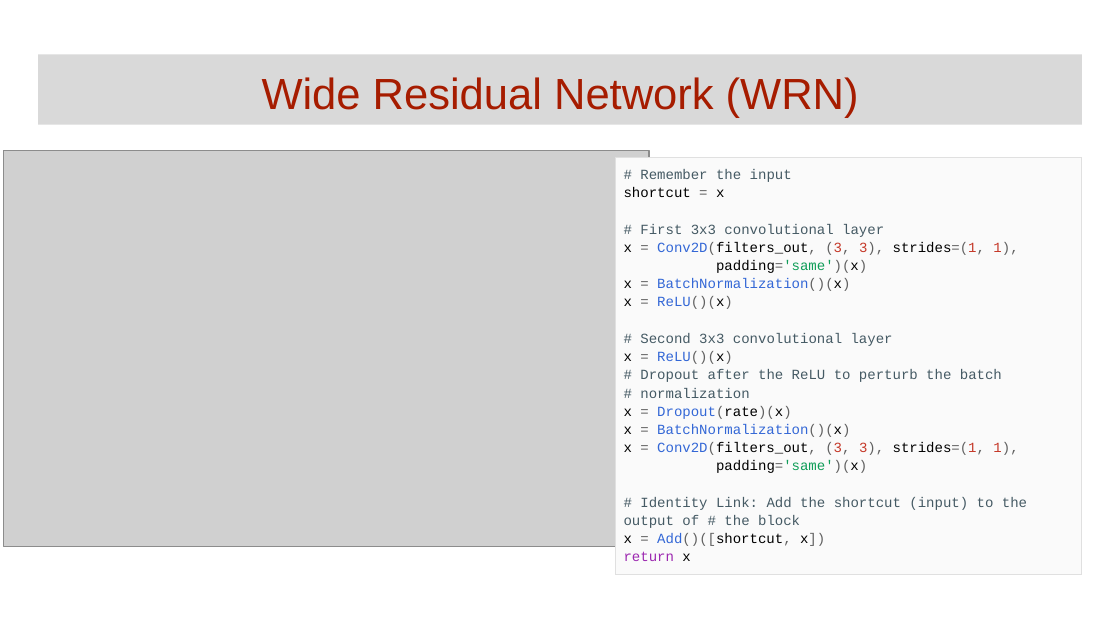
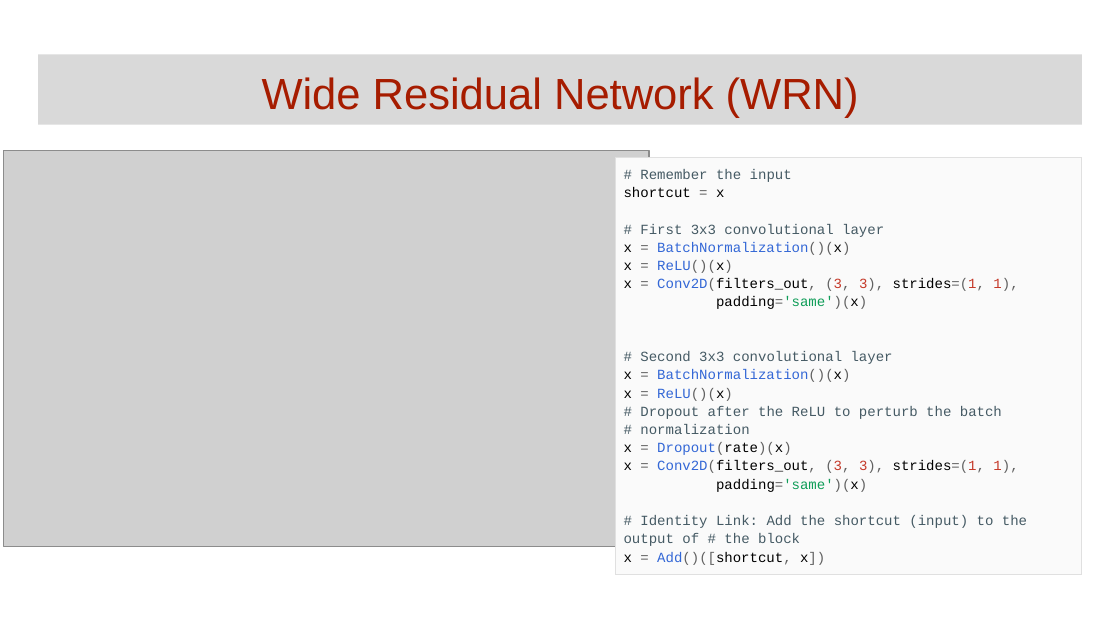
Before and after one commit to GoogleCloudPlatform/keras-idiomatic-programmer, a slide deck: slide 31 of books/deep-learning-design-patterns/Workshops/Junior/Deep Learning Design Patterns - Workshop - Chapter 2.pptx (slide 32 before the commit). Drawn at 1120x630 pixels with LibreOffice and Linux fonts; fonts in the diff are those of the drawing; grey boxes stand for pictures. Boxes give left, top, right and bottom in pixels: in the first picture for what was removed or moved away, otherwise in the second. Text is boxed around its words. In the diff, an @@ line names an element or a change of style, - is before the commit and + after.

```diff
--- a/books/deep-learning-design-patterns/Workshops/Junior/Deep Learning Design Patterns - Workshop - Chapter 2.pptx
+++ b/books/deep-learning-design-patterns/Workshops/Junior/Deep Learning Design Patterns - Workshop - Chapter 2.pptx
@@ table at (x1=616, y1=158, x2=1082, y2=569) @@
-row 1, column 1: # Remember the input / shortcut = x / # First 3x3 convolutional layer / x = Conv2D(filters_out, (3, 3), strides=(1, 1), padding='same')(x) / x = BatchNormalization()(x) / x = ReLU()(x) / # Second 3x3 convolutional layer / x = ReLU()(x) / # Dropout after the ReLU to perturb the batch # normalization / x = Dropout(rate)(x) / x = BatchNormalization()(x) / x = Conv2D(filters_out, (3, 3), strides=(1, 1), padding='same')(x) / # Identity Link: Add the shortcut (input) to the output of # the block / x = Add()([shortcut, x]) / return x
+row 1, column 1: # Remember the input / shortcut = x / # First 3x3 convolutional layer / x = BatchNormalization()(x) / x = ReLU()(x) / x = Conv2D(filters_out, (3, 3), strides=(1, 1), padding='same')(x) / # Second 3x3 convolutional layer / x = BatchNormalization()(x) / x = ReLU()(x) / # Dropout after the ReLU to perturb the batch # normalization / x = Dropout(rate)(x) / x = Conv2D(filters_out, (3, 3), strides=(1, 1), padding='same')(x) / # Identity Link: Add the shortcut (input) to the output of # the block / x = Add()([shortcut, x])
```
Also in this commit, not shown: 7 other slides changed, 1 slide removed.
